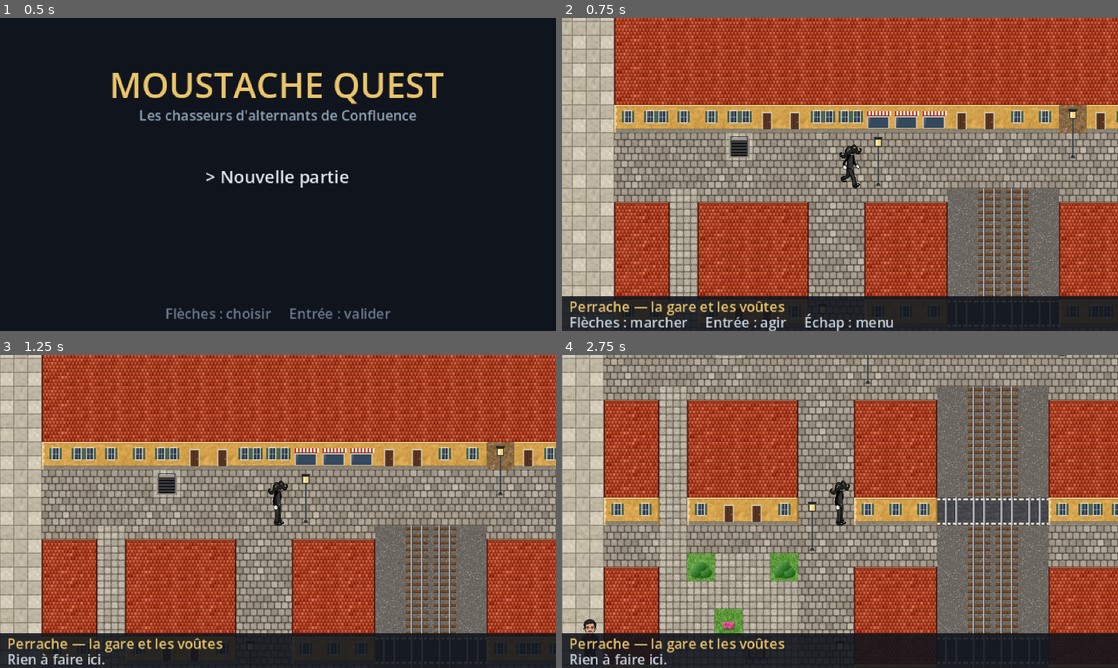
Above: before the commit, frames 1-4 (two rows, left to right).
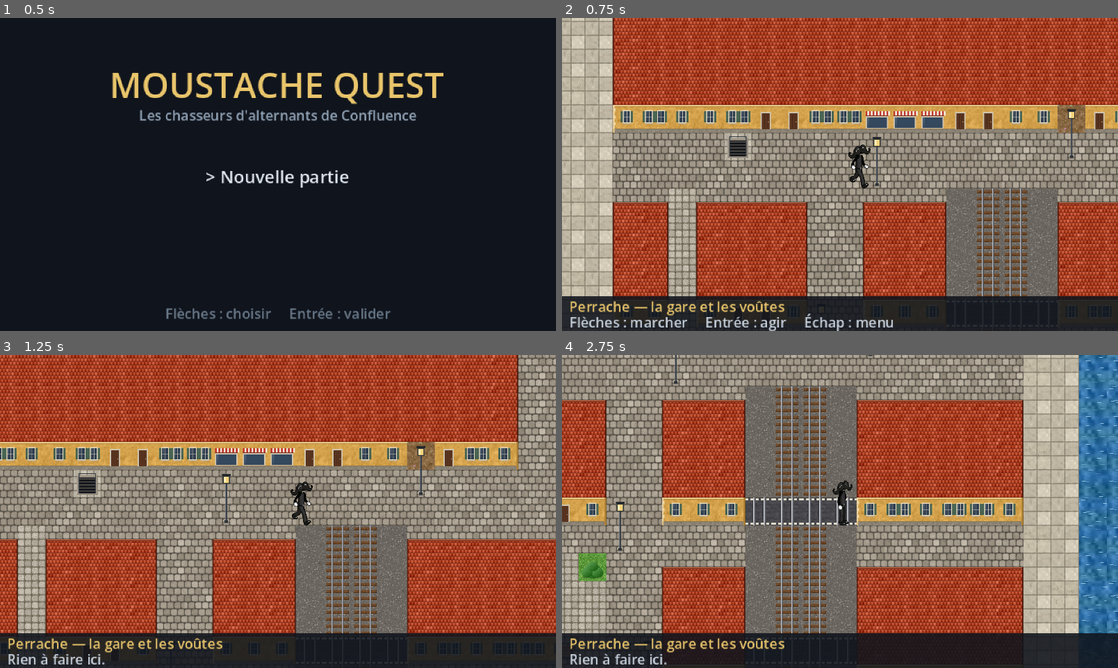
Above: after the commit, the same moments.

Repository: ThibaultGRAND/EEMIDEX
Game: Godot game, scene res://scenes/ui/main_menu.tscn
Same seed, same stepped clock (60 frames per second), same inputs: the game is played once before the commit and once after it.
Inputs:
- Up to frame 1 (0.5 s): no input
- Up to frame 2 (0.75 s): tap Enter (ui_accept) at 0.5 s; hold Right (ui_right) from 0.53 s (still down); tap Tab at 0.6 s
- Up to frame 3 (1.25 s): keep holding Right (ui_right); tap Enter (ui_accept) at 0.77 s
- Up to frame 4 (2.75 s): release Right (ui_right) at 1.28 s; hold Down (ui_down) 1.28-2.03 s; tap Shift at 1.35 s; tap Enter (ui_accept) at 1.52 s; hold Right (ui_right) from 2.03 s (still down); tap Tab at 2.1 s

Frame 1 is identical in both runs. In frame 2, 33% of the frame differs, in the area x 0-100%, y 0-94%; in frame 3, 44%; in frame 4, 67%, in the area x 0-100%, y 0-100%.

Commit message:
Les lampadaires ne bloquent plus le passage
On passe derrière le poteau (tri en profondeur) au lieu de buter dessus.
Bancs, buissons, arbres et murs restent bloquants.

Co-Authored-By: Claude Opus 5.5 <noreply@anthropic.com>

Diff:
--- a/scenes/world/zones.gd
+++ b/scenes/world/zones.gd
@@ -16,7 +16,7 @@
 ##   h  herbe courte                  g  herbe haute (rencontres)
 ##   t  arbre (bloquant)              j  buisson (bloquant)
 ##   b  ballast                       v  voie ferree (bloquant)
-##   =  passage a niveau              L  lampadaire (bloquant)
+##   =  passage a niveau              L  lampadaire (traversable)
 ##   n  banc public (bloquant)
 ##   S  soin      B  boutique     M  entrainement
 ##   T  passage sous les voies   R  ressource    X  combat de fin
@@ -28,7 +28,7 @@
 const TAILLE_CASE := 16
 
 ## Cases que le joueur ne peut pas traverser.
-const BLOQUANTS := "#wtvjLn"
+const BLOQUANTS := "#wtvjn"
 
 ## Sols simples ou les PNJ ont le droit de se balader (pas d'herbe haute,
 ## de passage sous les voies, de sortie ni de lieu special).
